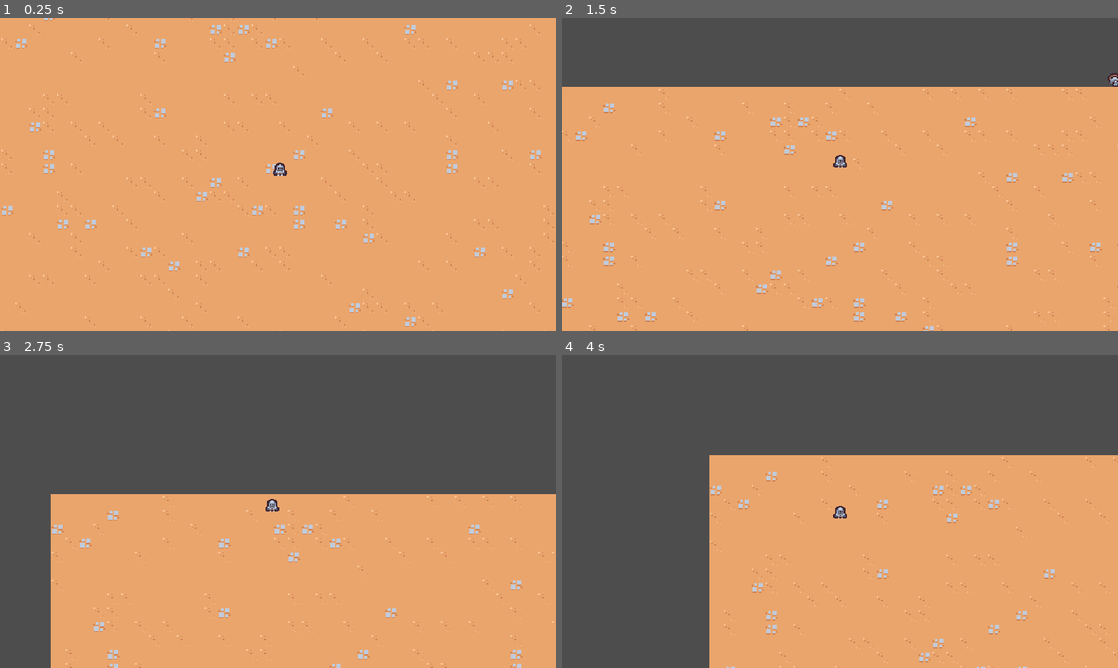
Above: before the commit, frames 1-4 (two rows, left to right).
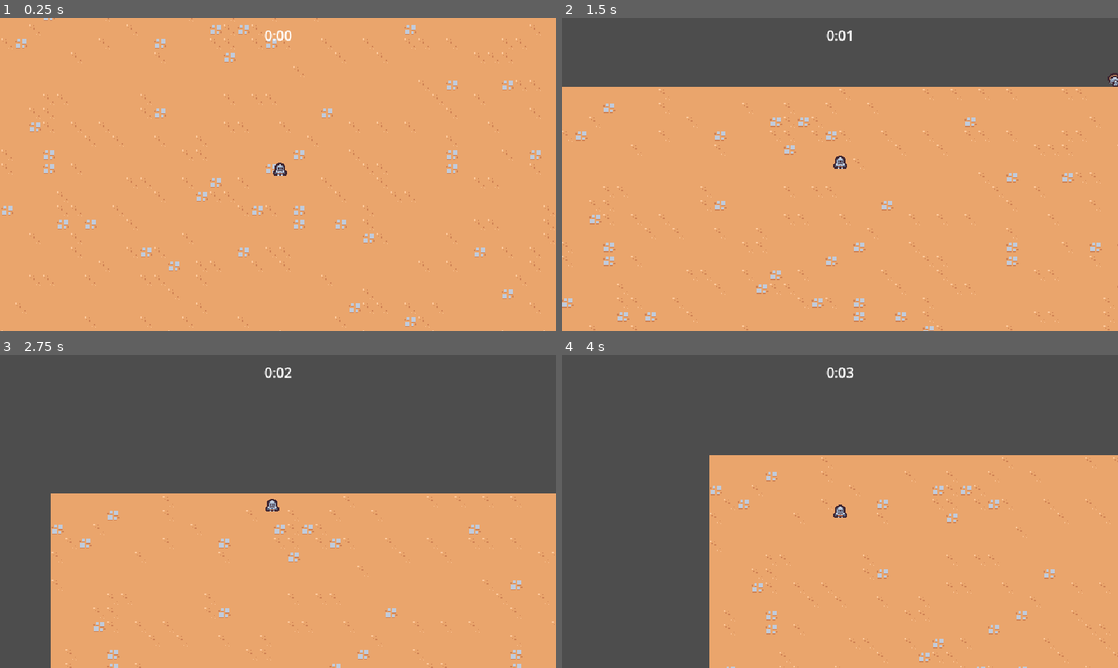
Above: after the commit, the same moments.

Repository: ToraSpaceLab/Survivors
Game: Godot game, scene res://scenes/main/main.tscn
Same seed, same stepped clock (60 frames per second), same inputs: the game is played once before the commit and once after it.
Inputs:
- Up to frame 1 (0.25 s): no input
- Up to frame 2 (1.5 s): hold W (move_up) from 0.53 s (still down)
- Up to frame 3 (2.75 s): release W (move_up) at 2.03 s; hold A (move_left) from 2.03 s (still down)
- Up to frame 4 (4 s): release A (move_left) at 3.53 s; hold S (move_down) from 3.53 s (still down)

The runs differ from the first frame. In frame 1, less than 0.1% of the frame differs, in the area x 47-53%, y 4-8%; in frame 2, 0.1%; in frame 3, 0.3%, in the area x 9-100%, y 4-45%; in frame 4, 0.1%.

Commit message:
Creating the game loop foundation

Diff:
--- a/project.godot
+++ b/project.godot
@@ -66,4 +66,3 @@
 textures/canvas_textures/default_texture_filter=0
 renderer/rendering_method="gl_compatibility"
 renderer/rendering_method.mobile="gl_compatibility"
-2d/snap/snap_2d_transforms_to_pixel=true
--- /dev/null
+++ b/scenes/UI/arena_time_ui.gd
@@ -0,0 +1,17 @@
+extends CanvasLayer
+
+@export var arena_time_manager: Node
+@onready var label = %Label
+
+
+func _process(delta: float):
+	if arena_time_manager == null:
+		return
+	var time_elapsed = arena_time_manager.get_time_elapsed()
+	label.text = format_seconds_to_string(time_elapsed)
+
+
+func format_seconds_to_string(seconds: float):
+	var minutes = floor(seconds / 60)
+	var remaining_seconds = seconds - (minutes * 60)
+	return str(minutes) + ":" + ("%02d" % floor(remaining_seconds))
--- /dev/null
+++ b/scenes/UI/arena_time_ui.tscn
@@ -0,0 +1,22 @@
+[gd_scene load_steps=2 format=3 uid="uid://c75y2vfdpd7vd"]
+
+[ext_resource type="Script" path="res://scenes/UI/arena_time_ui.gd" id="1_c3fu8"]
+
+[node name="ArenaTimeUI" type="CanvasLayer"]
+script = ExtResource("1_c3fu8")
+
+[node name="MarginContainer" type="MarginContainer" parent="."]
+anchors_preset = 15
+anchor_right = 1.0
+anchor_bottom = 1.0
+grow_horizontal = 2
+grow_vertical = 2
+mouse_filter = 2
+theme_override_constants/margin_top = 8
+
+[node name="Label" type="Label" parent="MarginContainer"]
+unique_name_in_owner = true
+layout_mode = 2
+size_flags_horizontal = 4
+size_flags_vertical = 0
+text = "test"
--- a/scenes/main/main.tscn
+++ b/scenes/main/main.tscn
@@ -1,11 +1,18 @@
-[gd_scene load_steps=5 format=4 uid="uid://dlago4n3hu345"]
+[gd_scene load_steps=7 format=4 uid="uid://dlago4n3hu345"]
 
 [ext_resource type="PackedScene" uid="uid://157u8i2fen34" path="res://scenes/game_camera/game_camera.tscn" id="1_7xqpk"]
 [ext_resource type="TileSet" uid="uid://c65unnjyof4ru" path="res://resources/tileset.tres" id="1_bh6di"]
+[ext_resource type="PackedScene" uid="uid://c75y2vfdpd7vd" path="res://scenes/UI/arena_time_ui.tscn" id="1_mtiy5"]
 [ext_resource type="PackedScene" uid="uid://fkuwipubfhgf" path="res://scenes/manager/enemy_manager.tscn" id="1_s4oud"]
 [ext_resource type="PackedScene" uid="uid://8ejylbqrb6kd" path="res://scenes/player/player.tscn" id="1_ty46k"]
+[ext_resource type="PackedScene" uid="uid://cexp3pr866ap4" path="res://scenes/manager/arena_time_manager.tscn" id="2_fwei2"]
 
 [node name="Main" type="Node"]
+
+[node name="ArenaTimeUI" parent="." node_paths=PackedStringArray("arena_time_manager") instance=ExtResource("1_mtiy5")]
+arena_time_manager = NodePath("../ArenaTimeManager")
+
+[node name="ArenaTimeManager" parent="." instance=ExtResource("2_fwei2")]
 
 [node name="EnemyManager" parent="." instance=ExtResource("1_s4oud")]
 
--- /dev/null
+++ b/scenes/manager/arena_time_manager.gd
@@ -0,0 +1,6 @@
+extends Node
+
+@onready var timer = $Timer
+
+func get_time_elapsed():
+	return timer.wait_time - timer.time_left
--- /dev/null
+++ b/scenes/manager/arena_time_manager.tscn
@@ -0,0 +1,11 @@
+[gd_scene load_steps=2 format=3 uid="uid://cexp3pr866ap4"]
+
+[ext_resource type="Script" path="res://scenes/manager/arena_time_manager.gd" id="1_caryk"]
+
+[node name="ArenaTimeManager" type="Node"]
+script = ExtResource("1_caryk")
+
+[node name="Timer" type="Timer" parent="."]
+wait_time = 60.0
+one_shot = true
+autostart = true
